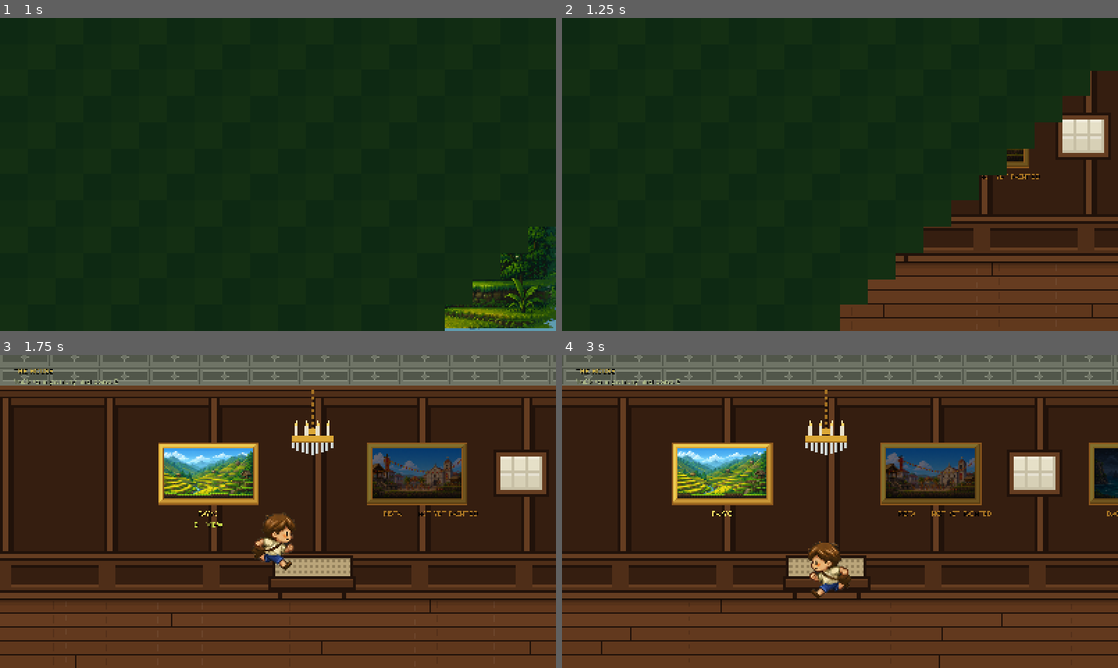
Above: before the commit, frames 1-4 (two rows, left to right).
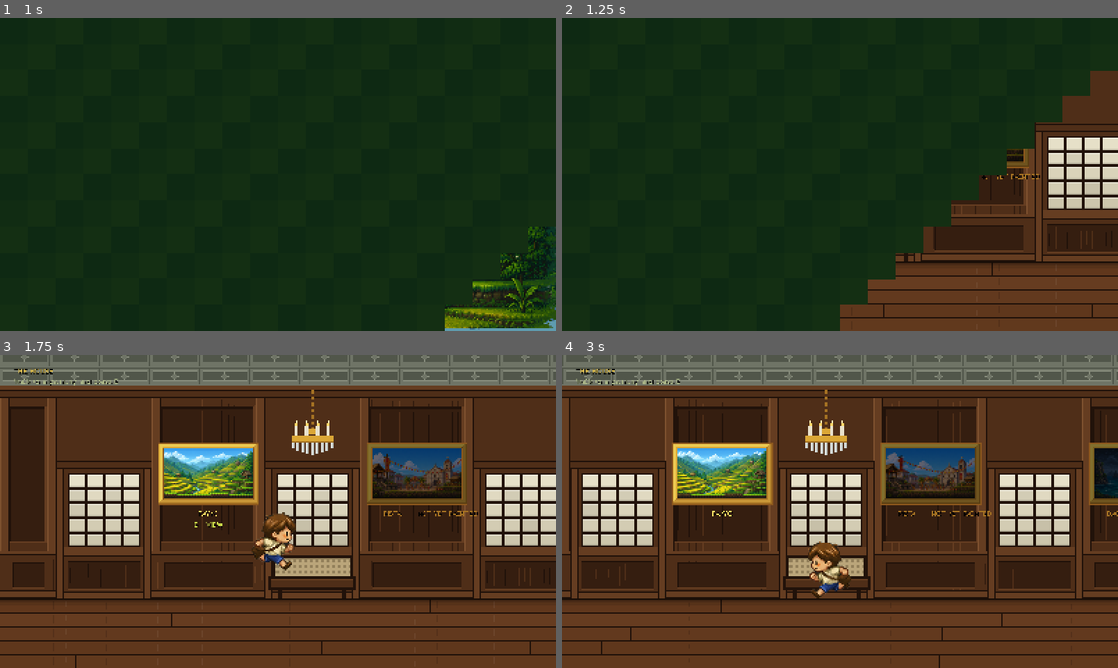
Above: after the commit, the same moments.

Repository: hyuuuan/OBRA
Game: Godot game, scene res://ui/main_menu.tscn
Same seed, same stepped clock (60 frames per second), same inputs: the game is played once before the commit and once after it.
Inputs (mouse positions are in pixels of both pictures, inside the frame that each line leads up to):
- Up to frame 1 (1 s): click "PLAY" at 0.5 s
- Up to frame 2 (1.25 s): no input
- Up to frame 3 (1.75 s): tap E (interact) at 1.25 s; move the mouse to (400, 495) at 1.27 s; hold D (move_right) from 1.28 s (still down); hold E (interact) from 1.28 s (still down); click (400, 495) at 1.42 s; tap Space (jump) at 1.52 s
- Up to frame 4 (3 s): tap Space (jump) at 1.82 s; release D (move_right) at 2 s; release E (interact) at 2 s; drag from (728, 527) to (956, 473) at 2.02 s; tap E (interact) at 2.75 s; move the mouse to (895, 442) at 2.77 s; hold A (move_left) from 2.78 s (still down); hold Q (revert_form) from 2.78 s (still down)

Frame 1 is identical in both runs. In frame 2, 7.3% of the frame differs, in the area x 60-100%, y 16-78%; in frame 3, 29%; in frame 4, 31%, in the area x 0-100%, y 13-78%.

Commit message:
Put a doorway in every gap in the wall
The room was the right size and it was still a corridor: five pictures on a flat brown
wall, and one small shuttered window floating in the middle of a panel with no sill and
nothing holding it up. What a bahay na bato salon actually is, in the photograph this room
is drawn from, is a RUN OF PIERS WITH A DOORWAY IN EVERY GAP -- and the pictures go on the
piers.

So the wall alternates: picture, door, picture, door, six doorways and five piers, all of
it off the one number that already says how far apart the pictures hang. A pier is a pair
of stiles with a sunk panel between them and a dado across the bottom; the dado stops at
the door jamb now instead of ploughing through it, which is the difference between
panelling and a stripe painted along a wall.

Each doorway is capiz -- the shell panes a house of this kind is glazed with instead of
glass -- above a lock rail, with a solid panel below it. The lock rail lines up with the
chair rail on the piers either side, which is what a joiner does and what stops the wall
reading as two unrelated things meeting at a door.

THEY ARE ALSO THE ONLY LIGHT IN THE ROOM, and that is most of why they are there. A wall
of pictures with no source in it looks like a corridor whatever else is drawn on it. The
window this replaces was trying to do that job from the middle of a panel, where a viewer
reads it as a mistake; a doorway reaches the floor, and the eye takes it without being
told.

Nothing over the openings yet -- there is a stretch of blank wall between each head and
the cornice that a transom belongs in.

Diff:
--- a/game/scripts/hub_room.gd
+++ b/game/scripts/hub_room.gd
@@ -70,6 +70,7 @@
 const WALL := Color(0.310, 0.180, 0.094, 1.0)         # 4F2E18  the field
 const WALL_LIT := Color(0.396, 0.239, 0.129, 1.0)     # 653D21  the lit stile
 const WALL_EDGE := Color(0.129, 0.071, 0.039, 1.0)    # 21120A  the shadow line
+const WALL_HI := Color(0.494, 0.318, 0.184, 1.0)      # 7E512F  the catch on a stile
 ## The floor, a shade cooler than the wall so the two do not merge at the skirting -- and
 ## LIGHTER than the wall, which took a screenshot to see. Narra darkens with age but a
 ## floor is walked on and waxed, so it is the one surface in a house that catches the light
@@ -116,13 +117,31 @@
 
 func _draw() -> void:
 	_draw_wall()
-	_draw_bays()
-	_draw_windows()
-	_draw_wainscot()
+	_draw_piers()
+	_draw_doors()
 	_draw_floor()
 	_draw_furniture()
 	_draw_chandeliers()
 
+
+## Where the nth door stands, counting from zero. One between every pair of pictures and
+## one at each end of the wall, so what you walk past is picture, door, picture, door.
+##
+## That rhythm is the reference photograph's and it is why the pictures are spaced the way
+## they are: a bahay na bato salon is not a corridor with things hung along it, it is a run
+## of piers with a doorway in every gap, and the pictures go on the piers.
+func door_anchor(index: int) -> float:
+	return first_painting_x + painting_gap * (float(index) - 0.5)
+
+
+func door_count() -> int:
+	return 6
+
+
+## How wide a doorway is, and how much pier it leaves either side of it.
+const DOOR_WIDTH := 116.0
+## How tall: two metres sixty, which is a door in a room with four-metre ceilings.
+const DOOR_HEIGHT := 187.0
 
 ## The wood grain. Narra is a striped timber and the stripe is the whole reason a wall of
 ## it does not read as cardboard, but it has to be UNDER the joinery rather than on top of
@@ -203,50 +222,163 @@
 			x += 72.0
 
 
-## The tall panelled bays the pictures hang between. One bay per gap between paintings,
-## plus one at each end, so a painting always has wall either side of it rather than
-## landing on a joint.
-func _draw_bays() -> void:
-	var stile := 16.0
-	var x := 0.0
-	while x < room_width:
-		var width := painting_gap * 0.5
-		# The stile: the raised upright between two panels, lit down its left edge.
-		var top := cornice_y()
-		draw_rect(Rect2(x, top, stile, floor_y - top), WALL_LIT)
-		draw_rect(Rect2(x, top, PIXEL, floor_y - top), WALL_EDGE)
-		draw_rect(Rect2(x + stile - PIXEL, top, PIXEL, floor_y - top), WALL_EDGE)
-		# The panel between stiles, sunk a shade darker.
-		var panel := Rect2(x + stile, top + 10.0, maxf(0.0, width - stile),
-			floor_y - top - 10.0)
-		if panel.size.x > 0.0:
-			draw_rect(panel, WALL_DARK)
-			draw_rect(Rect2(panel.position, Vector2(panel.size.x, PIXEL)), WALL_EDGE)
-			draw_rect(Rect2(panel.position, Vector2(PIXEL, panel.size.y)), WALL_EDGE)
-		x += width
-
-
-## The dado running the length of the room: a rail, then shorter panels beneath it.
-func _draw_wainscot() -> void:
-	var top := floor_y - wainscot_height
-	draw_rect(Rect2(0.0, top, room_width, wainscot_height), WALL)
+## The piers: the panelled stretches of wall the pictures hang on, between one doorway and
+## the next. Each is a pair of stiles with a tall raised panel between them, a dado across
+## the bottom, and grain under all of it.
+func _draw_piers() -> void:
+	var edges: Array[float] = [0.0]
+	for index in range(door_count()):
+		edges.append(door_anchor(index) - DOOR_WIDTH * 0.5 - 10.0)
+		edges.append(door_anchor(index) + DOOR_WIDTH * 0.5 + 10.0)
+	edges.append(room_width)
+	var pair := 0
+	while pair + 1 < edges.size():
+		_draw_pier(edges[pair], edges[pair + 1])
+		pair += 2
+
+
+func _draw_pier(left: float, right: float) -> void:
+	var width := right - left
+	if width <= 0.0:
+		return
+	var top := cornice_y()
+	var stile := minf(14.0, width * 0.5)
+	draw_rect(Rect2(left, top, width, floor_y - top), WALL)
+	_grain(Rect2(left, top, width, floor_y - top), WALL_LIT, WALL_DARK)
+
+	# The two uprights, lit down the left edge because the light in this room comes from
+	# the left, the same way it does round the gilt on a frame.
+	for edge: float in [left, right - stile]:
+		draw_rect(Rect2(edge, top, stile, floor_y - top), WALL_LIT)
+		draw_rect(Rect2(edge, top, 2.0, floor_y - top), WALL_HI)
+		draw_rect(Rect2(edge + stile - 2.0, top, 2.0, floor_y - top), WALL_EDGE)
+
+	# The raised panel between them, above the dado.
+	var dado := floor_y - wainscot_height
+	var field := Rect2(left + stile, top + 12.0, maxf(0.0, width - stile * 2.0),
+		dado - top - 24.0)
+	_draw_raised_panel(field)
+	_draw_dado(left, right, dado)
+
+
+## One sunk panel with a bevel round it: dark at the top and left where the moulding turns
+## away from the light, light at the bottom and right where it turns into it, which is the
+## opposite of a raised surface and is the only thing that says "sunk" at this size.
+func _draw_raised_panel(field: Rect2) -> void:
+	if field.size.x <= 8.0 or field.size.y <= 8.0:
+		return
+	draw_rect(field, WALL_DARK)
+	_grain(field.grow(-4.0), WALL, WALL_EDGE)
+	draw_rect(Rect2(field.position, Vector2(field.size.x, 3.0)), WALL_EDGE)
+	draw_rect(Rect2(field.position, Vector2(3.0, field.size.y)), WALL_EDGE)
+	draw_rect(Rect2(field.position.x, field.end.y - 3.0, field.size.x, 3.0), WALL_LIT)
+	draw_rect(Rect2(field.end.x - 3.0, field.position.y, 3.0, field.size.y), WALL_LIT)
+
+
+## The dado: a chair rail with shorter panels under it, running across a pier and stopping
+## at the door jamb rather than ploughing through it.
+func _draw_dado(left: float, right: float, top: float) -> void:
+	var width := right - left
+	draw_rect(Rect2(left, top, width, wainscot_height), WALL)
+	_grain(Rect2(left, top + 12.0, width, wainscot_height - 24.0), WALL_LIT, WALL_DARK)
 	# The rail, proud of the wall above it.
-	draw_rect(Rect2(0.0, top, room_width, 10.0), WALL_LIT)
-	draw_rect(Rect2(0.0, top, room_width, PIXEL), WALL_EDGE)
-	draw_rect(Rect2(0.0, top + 10.0, room_width, PIXEL), WALL_EDGE)
-	# Panels under it, one every half-gap so they march with the bays above.
-	var pitch := painting_gap * 0.5
-	var x := 8.0
-	while x < room_width - 8.0:
-		var panel := Rect2(x + 8.0, top + 20.0, pitch - 24.0, wainscot_height - 36.0)
+	draw_rect(Rect2(left, top, width, 4.0), WALL_LIT)
+	draw_rect(Rect2(left, top + 4.0, width, 2.0), WALL_EDGE)
+	draw_rect(Rect2(left, top + 6.0, width, 4.0), WALL)
+	# One panel under it, inset from the stiles so it lines up with the field above.
+	var panel := Rect2(left + 18.0, top + 16.0, maxf(0.0, width - 36.0),
+		wainscot_height - 30.0)
+	if panel.size.x > 8.0:
 		draw_rect(panel, WALL_DARK)
-		draw_rect(Rect2(panel.position, Vector2(panel.size.x, PIXEL)), WALL_EDGE)
-		draw_rect(Rect2(Vector2(panel.position.x, panel.end.y - PIXEL),
-			Vector2(panel.size.x, PIXEL)), WALL_LIT)
-		x += pitch
+		draw_rect(Rect2(panel.position, Vector2(panel.size.x, 2.0)), WALL_EDGE)
+		draw_rect(Rect2(panel.position, Vector2(2.0, panel.size.y)), WALL_EDGE)
+		draw_rect(Rect2(panel.position.x, panel.end.y - 2.0, panel.size.x, 2.0), WALL_LIT)
 	# The skirting the floor meets.
-	draw_rect(Rect2(0.0, floor_y - 12.0, room_width, 12.0), WALL_LIT)
-	draw_rect(Rect2(0.0, floor_y - 12.0, room_width, PIXEL), WALL_EDGE)
+	draw_rect(Rect2(left, floor_y - 12.0, width, 12.0), WALL_LIT)
+	draw_rect(Rect2(left, floor_y - 12.0, width, 2.0), WALL_EDGE)
+	draw_rect(Rect2(left, floor_y - 3.0, width, 3.0), WALL_EDGE)
+
+
+## The doorways, glazed with capiz and topped with calado.
+##
+## THEY ARE THE ONLY LIGHT IN THE ROOM. Everything else here is one brown, and a wall of
+## pictures with no light source in it looks like a corridor rather than a room in a house.
+## What used to be here was a single small shuttered window floating in the middle of a
+## panel with no sill and nothing holding it up, which looked like a mistake; a doorway
+## reaches the floor, and the eye reads it without being told.
+func _draw_doors() -> void:
+	for index in range(door_count()):
+		_draw_door(door_anchor(index))
+
+
+func _draw_door(centre: float) -> void:
+	var half := DOOR_WIDTH * 0.5
+	var head := floor_y - DOOR_HEIGHT
+	var jamb := 10.0
+
+	# The architrave: the moulded surround, running from the floor up over the head.
+	var surround := Rect2(centre - half - jamb, head - jamb,
+		DOOR_WIDTH + jamb * 2.0, DOOR_HEIGHT + jamb)
+	draw_rect(surround, WALL_LIT)
+	draw_rect(surround, WALL_EDGE, false, 2.0)
+
+	# The lintel over the opening.
+	draw_rect(Rect2(centre - half - jamb, head - jamb, DOOR_WIDTH + jamb * 2.0, jamb),
+		WALL)
+	draw_rect(Rect2(centre - half - jamb, head - 2.0, DOOR_WIDTH + jamb * 2.0, 2.0),
+		WALL_EDGE)
+
+	# THE LEAF ITSELF, in three courses: shell above, a lock rail level with the dado on
+	# the piers either side, and a solid panel below. Lining the rail up with the chair
+	# rail is what a joiner does and what stops the wall reading as two unrelated things
+	# meeting at a door.
+	var rail := floor_y - wainscot_height
+	var leaf := Rect2(centre - half, head, DOOR_WIDTH, DOOR_HEIGHT)
+	draw_rect(leaf, WALL)
+	_draw_capiz(Rect2(leaf.position.x + 6.0, leaf.position.y + 6.0,
+		leaf.size.x - 12.0, rail - leaf.position.y - 12.0))
+	draw_rect(Rect2(leaf.position.x, rail - 6.0, leaf.size.x, 12.0), WALL_LIT)
+	draw_rect(Rect2(leaf.position.x, rail + 6.0, leaf.size.x, 2.0), WALL_EDGE)
+	var lower := Rect2(leaf.position.x + 6.0, rail + 14.0, leaf.size.x - 12.0,
+		floor_y - rail - 26.0)
+	if lower.size.y > 8.0:
+		draw_rect(lower, WALL_DARK)
+		_grain(lower.grow(-3.0), WALL, WALL_EDGE)
+		draw_rect(Rect2(lower.position, Vector2(lower.size.x, 2.0)), WALL_EDGE)
+		draw_rect(Rect2(lower.position.x, lower.end.y - 2.0, lower.size.x, 2.0), WALL_LIT)
+	# The threshold.
+	draw_rect(Rect2(leaf.position.x, floor_y - 10.0, leaf.size.x, 10.0), WALL_LIT)
+	draw_rect(Rect2(leaf.position.x, floor_y - 10.0, leaf.size.x, 2.0), WALL_EDGE)
+	draw_rect(leaf, WALL_EDGE, false, 2.0)
+
+
+## Capiz: the shell panes a bahay na bato is glazed with instead of glass, in a grid of
+## thin muntins. The grid IS the thing anybody recognises capiz by, so it is drawn as a
+## grid before it is drawn as anything else.
+func _draw_capiz(area: Rect2) -> void:
+	if area.size.x <= 0.0 or area.size.y <= 0.0:
+		return
+	draw_rect(area, WALL_EDGE)
+	var cols := 4
+	var rows := int(maxf(1.0, roundf(area.size.y / 22.0)))
+	var cell := Vector2(area.size.x / float(cols), area.size.y / float(rows))
+	for row in range(rows):
+		for col in range(cols):
+			var pane := Rect2(
+				area.position + Vector2(float(col) * cell.x, float(row) * cell.y)
+					+ Vector2.ONE * 2.0,
+				cell - Vector2.ONE * 4.0)
+			# Daylight falls off down the opening, so the top row is the brightest. Each
+			# shell is a slightly different milk, which is what shell does.
+			var fade := float(row) / float(maxi(rows, 1))
+			var tint := CAPIZ.lerp(CAPIZ_SHADE, fade)
+			if _hash(col * 31 + row * 7 + int(area.position.x)) % 3 == 0:
+				tint = tint.darkened(0.06)
+			draw_rect(pane, tint)
+			draw_rect(Rect2(pane.position, Vector2(pane.size.x, 2.0)),
+				Color(1.0, 1.0, 1.0, 0.35))
+			draw_rect(Rect2(pane.position.x, pane.end.y - 2.0, pane.size.x, 2.0),
+				Color(0.0, 0.0, 0.0, 0.12))
 
 
 ## Plank floor, running away from the wall. The boards are drawn as bands rather than in
@@ -284,38 +416,6 @@
 	draw_rect(Rect2(0.0, floor_y, room_width, 3.0), Color(0.0, 0.0, 0.0, 0.34))
 	draw_rect(Rect2(0.0, floor_y + 3.0, room_width, 3.0), Color(0.0, 0.0, 0.0, 0.20))
 	draw_rect(Rect2(0.0, floor_y + 6.0, room_width, 4.0), Color(0.0, 0.0, 0.0, 0.10))
-
-
-## Capiz shutters: the sliding window panels of a bahay na bato, glazed with translucent
-## shell instead of glass.
-##
-## They go in the gaps the paintings do not use, and they are the only bright thing on this
-## wall -- the room is all one brown otherwise, and a wall of pictures with no light source
-## in it looks like a corridor. The panes are drawn as a grid with a thin muntin between,
-## because that grid IS the thing anybody recognises capiz by.
-func _draw_windows() -> void:
-	for slot: int in [1, 3]:
-		var centre := first_painting_x + painting_gap * (float(slot) + 0.5)
-		_draw_window(Vector2(centre, painting_y))
-
-
-func _draw_window(at: Vector2) -> void:
-	var panes := Vector2i(3, 2)
-	var pane := Vector2(20.0, 24.0)
-	var glazing := Vector2(float(panes.x) * pane.x, float(panes.y) * pane.y)
-	var frame := 8.0
-	var outer := Rect2(at - glazing * 0.5 - Vector2.ONE * frame, glazing + Vector2.ONE * frame * 2.0)
-	# The sash, in the same wood as the wall so the window is part of the joinery.
-	draw_rect(outer, WALL_LIT)
-	draw_rect(outer, WALL_EDGE, false, PIXEL)
-	draw_rect(Rect2(at - glazing * 0.5, glazing), CAPIZ_SHADE)
-	for row in range(panes.y):
-		for col in range(panes.x):
-			var cell := Rect2(at - glazing * 0.5 + Vector2(float(col) * pane.x, float(row) * pane.y),
-				pane - Vector2.ONE * PIXEL)
-			# Daylight falls off down the window, so the top row is the brightest.
-			draw_rect(cell, CAPIZ.lerp(CAPIZ_SHADE, float(row) / float(panes.y)))
-			draw_rect(Rect2(cell.position, Vector2(cell.size.x, PIXEL)), Color(1, 1, 1, 0.35))
 
 
 ## The furniture along the wall, from the reference photograph: a caned settee under the
